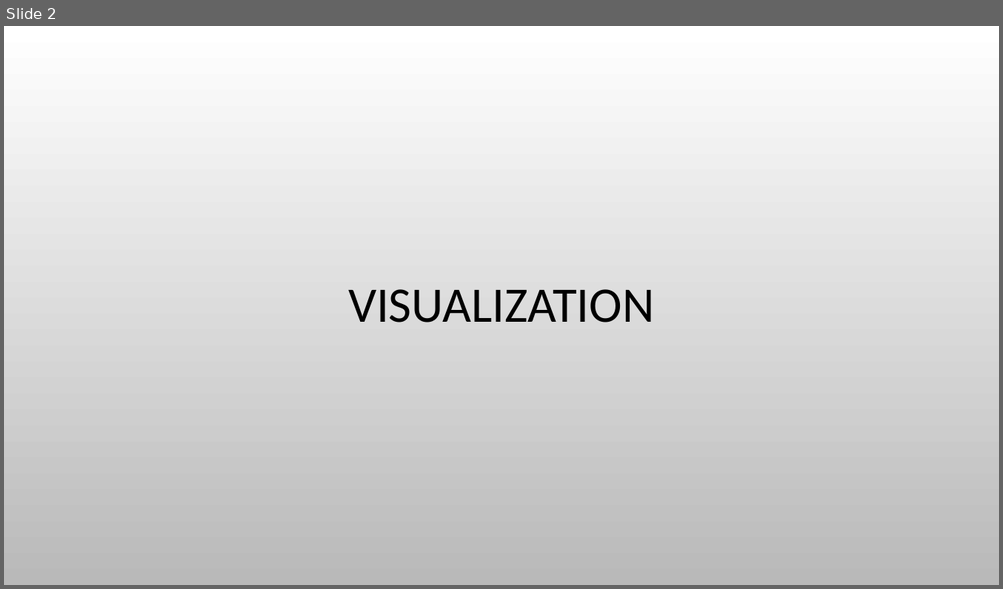
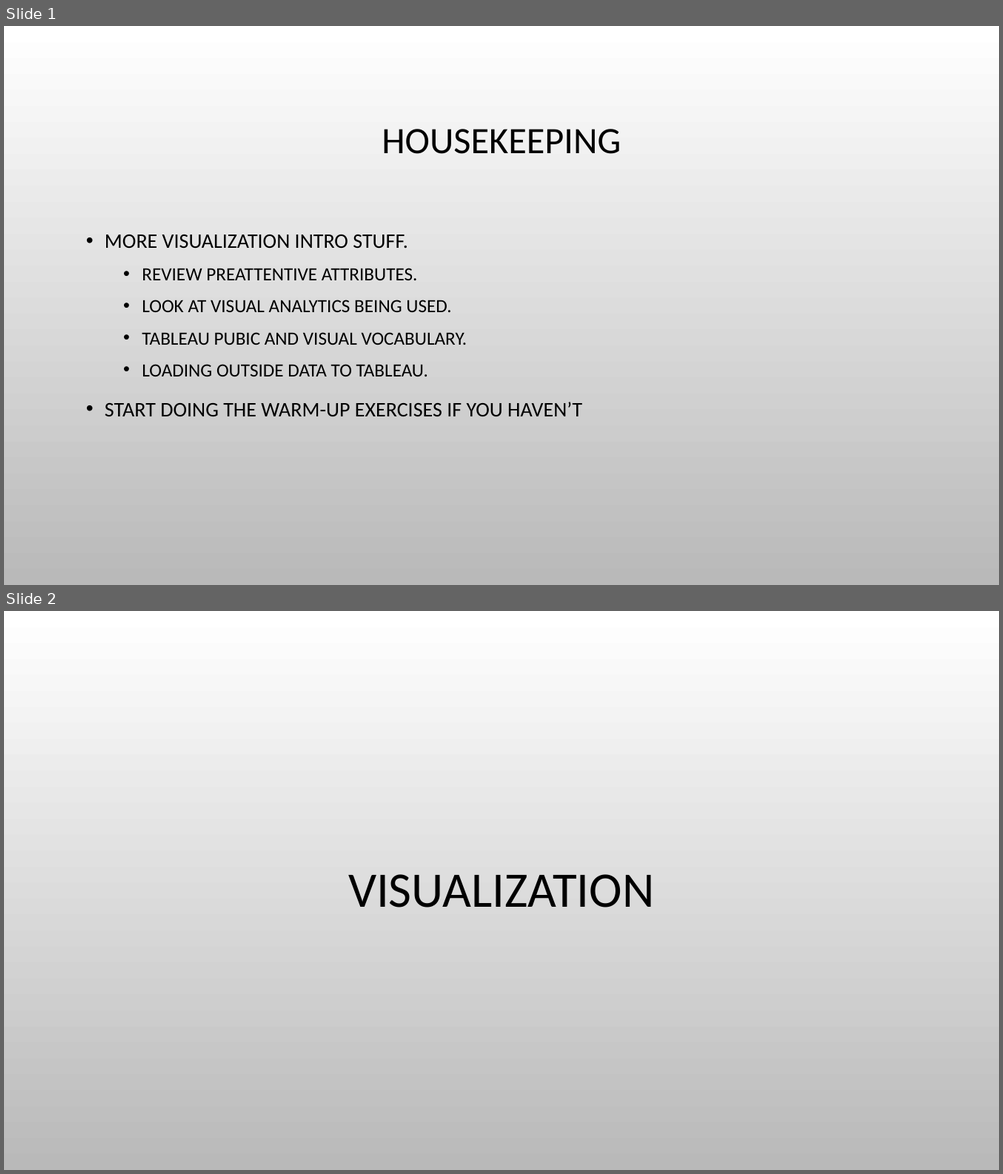
Before and after one commit to AkeemSemper/ml_datasets, a slide deck: slides/Visualization.pptx. Shown one above the other, each under a label of ours: slide 2 before the commit, slides 1 and 2 after it. The pictures are 1003x589 and 1003x1174 pixels, drawn with LibreOffice and Linux fonts; fonts in the diff are those of the drawing; background and template pictures are left out. Boxes give left, top, right and bottom in pixels: in the first picture for what was removed or moved away, otherwise in the second. Text is boxed around its words. In the diff, an @@ line names an element or a change of style, - is before the commit and + after.

```diff
--- a/slides/Visualization.pptx
+++ b/slides/Visualization.pptx
@@ slide 1 added at <box>4,26,999,585</box>, background picture (left out) @@
@@ title added at <box>381,129,620,154</box>, 36 pt, text #000000 @@
+HOUSEKEEPING
@@ text added at <box>105,235,582,417</box>, 18 pt, text #000000 @@
+• MORE VISUALIZATION INTRO STUFF.
+  • REVIEW PREATTENTIVE ATTRIBUTES.
+  • LOOK AT VISUAL ANALYTICS BEING USED.
+  • TABLEAU PUBIC AND VISUAL VOCABULARY.
+  • LOADING OUTSIDE DATA TO TABLEAU.
+• START DOING THE WARM-UP EXERCISES IF YOU HAVEN’T
```
Also in this commit, not shown: 3 slides changed, 2 other slides added, 2 slides removed, 2 other files.
